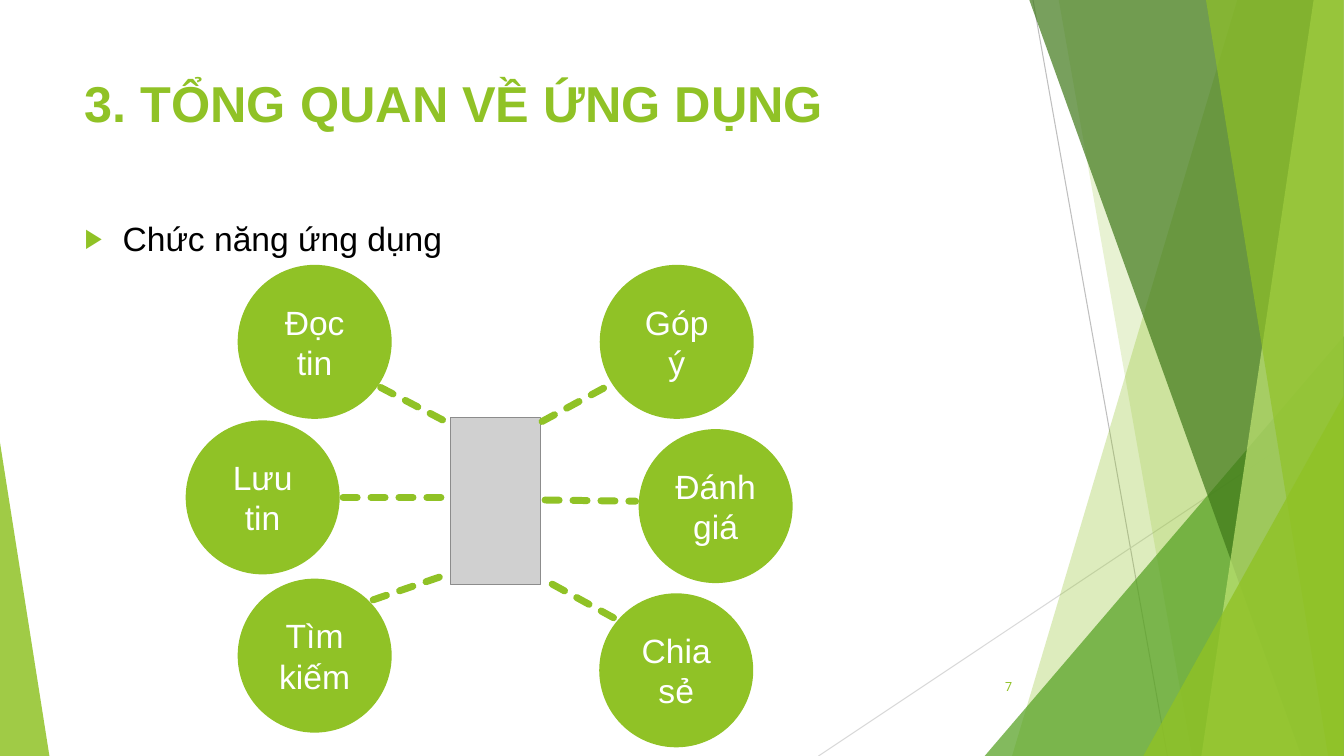
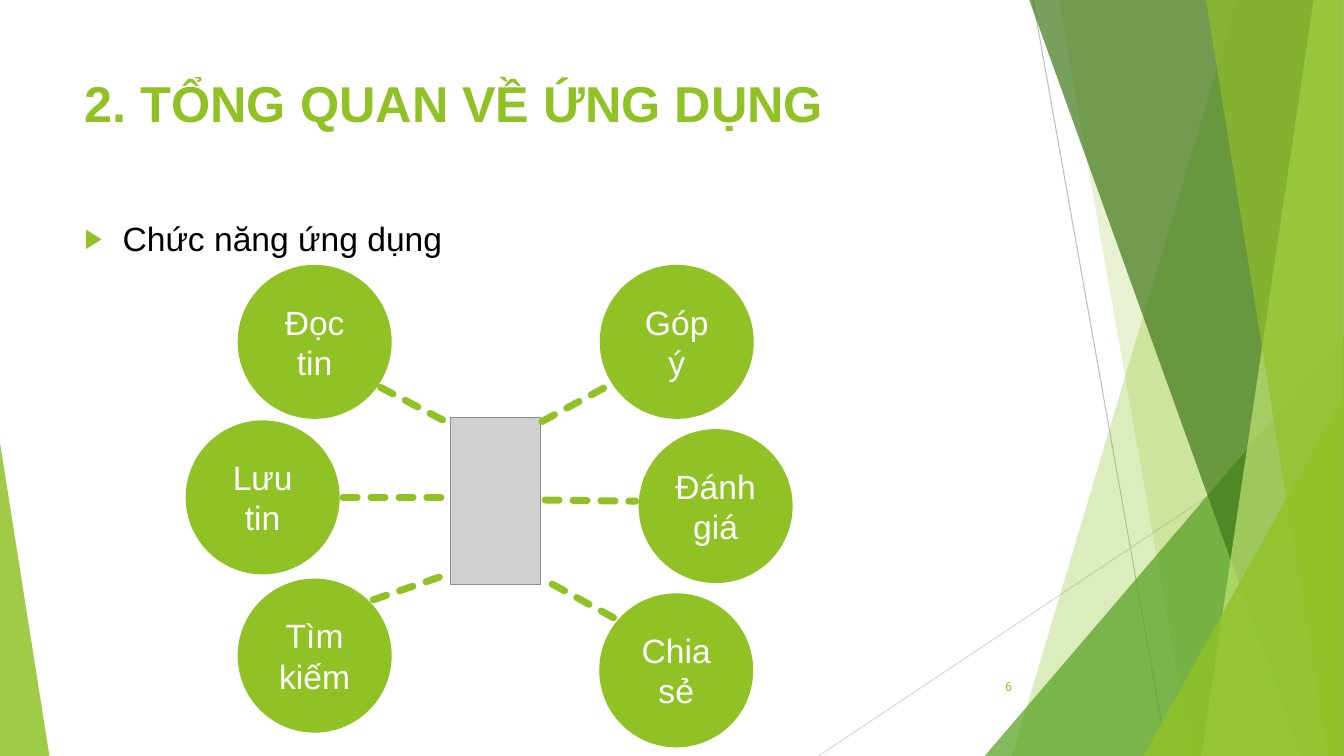
Before and after one commit to jangkyavn/BuiHoangAnh_1412101114, a slide deck: slide 6 of pp_BuiHoangAnh_1412101114.pptx (slide 7 before the commit). Drawn at 1344x756 pixels with LibreOffice and Linux fonts; fonts in the diff are those of the drawing; grey boxes stand for pictures. Boxes give left, top, right and bottom in pixels: in the first picture for what was removed or moved away, otherwise in the second. Text is boxed around its words. In the diff, an @@ line names an element or a change of style, - is before the commit and + after.

```diff
--- a/pp_BuiHoangAnh_1412101114.pptx
+++ b/pp_BuiHoangAnh_1412101114.pptx
@@ title at [85,82,823,132]: text changed @@
-3. TỔNG QUAN VỀ ỨNG DỤNG
+2. TỔNG QUAN VỀ ỨNG DỤNG
@@ page number at [1005,682,1012,691]: text changed @@
-7
+6
```
Also in this commit, not shown: 6 other slides changed, 2 slides added, 1 slide removed, 19 other files.
